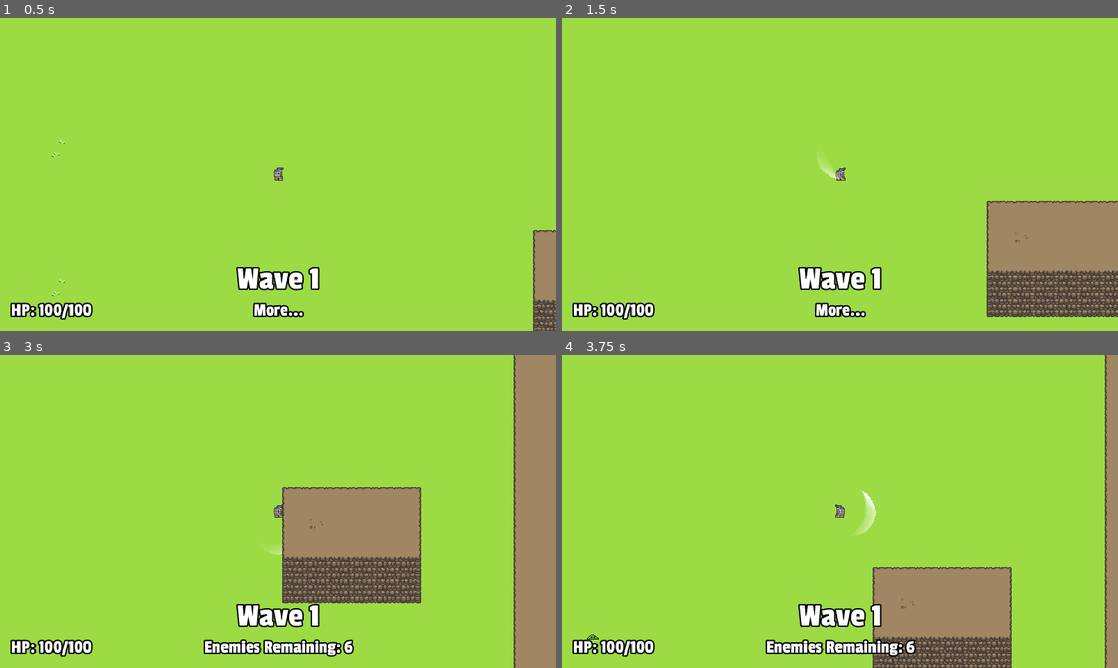
Above: before the commit, frames 1-4 (two rows, left to right).
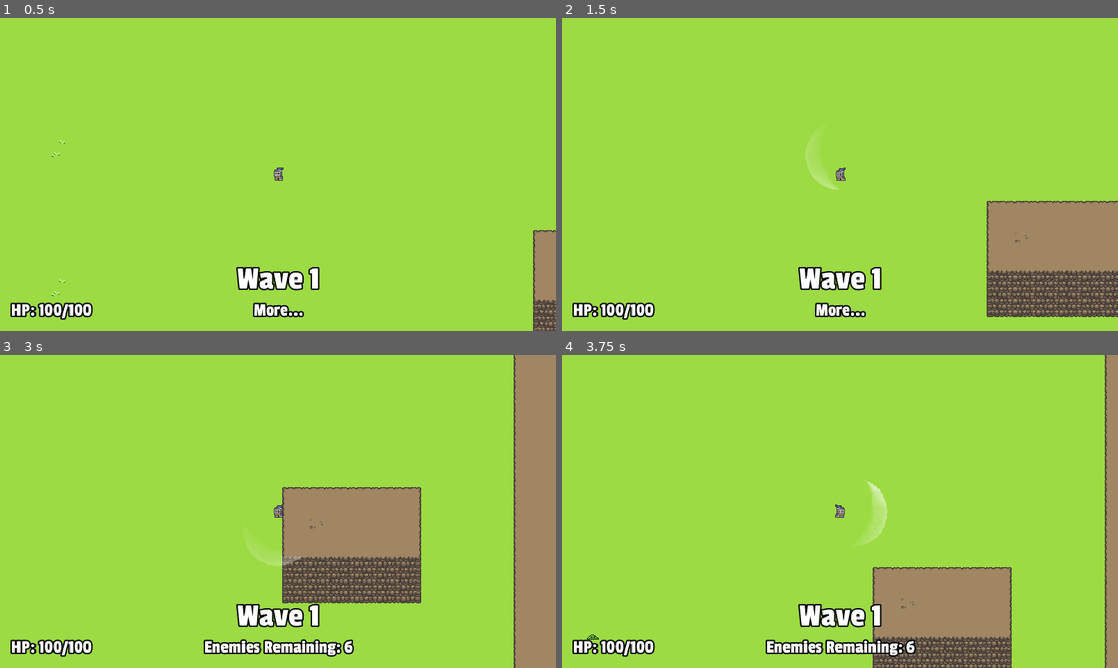
Above: after the commit, the same moments.

Repository: stuson/go-godot-4-game-jam
Game: Godot game, scene res://stages/Level.tscn
Two runs of this game, one before a commit and one after it. Both use one fixed random seed, a clock stepped at 60 frames per second and the inputs below.
Inputs (mouse positions are in pixels of both pictures, inside the frame that each line leads up to):
- Up to frame 1 (0.5 s): no input
- Up to frame 2 (1.5 s): tap Enter at 0.5 s; move the mouse to (962, 158) at 0.52 s; press the mouse at (962, 158) at 0.53 s; hold D (move_right) 0.53-1.28 s; move the mouse to (728, 190) at 1.27 s; release the mouse at (728, 190) at 1.28 s; hold S (move_down) from 1.28 s (still down); click (728, 190) at 1.35 s
- Up to frame 3 (3 s): move the mouse to (333, 442) at 2.02 s; release S (move_down) at 2.03 s; press the mouse at (333, 442) at 2.03 s; hold D (move_right) 2.03-2.78 s; tap Space (roll) at 2.1 s; move the mouse to (250, 574) at 2.77 s; release the mouse at (250, 574) at 2.78 s; hold W (move_up) from 2.78 s (still down); click (250, 574) at 2.85 s
- Up to frame 4 (3.75 s): move the mouse to (1006, 558) at 3.52 s; release W (move_up) at 3.53 s; press the mouse at (1006, 558) at 3.53 s; hold A (move_left) from 3.53 s (still down)

Frame 1 is identical in both runs. In frame 2, 0.4% of the frame differs, in the area x 43-51%, y 37-55%; in frame 3, 0.3%; in frame 4, 0.6%, in the area x 51-59%, y 39-61%.

Commit message:
clean up sword swing

Diff:
--- a/characters/player/weapons/sword/Swing.gd
+++ b/characters/player/weapons/sword/Swing.gd
@@ -1,6 +1,5 @@
 extends Node2D
 
-onready var life_timer = $LifeTimer
 onready var fade_out = $FadeOut
 onready var swing_area = $SwingArea
 onready var sfx_player = $SfxPlayer
--- a/characters/player/weapons/sword/Swing.tscn
+++ b/characters/player/weapons/sword/Swing.tscn
@@ -11,19 +11,18 @@
 
 [sub_resource type="Animation" id=1]
 resource_name = "Fade Out"
-length = 0.5
-step = 0.0625
+length = 0.2
 tracks/0/type = "value"
-tracks/0/path = NodePath(".:frame")
+tracks/0/path = NodePath(".:modulate")
 tracks/0/interp = 1
 tracks/0/loop_wrap = true
 tracks/0/imported = false
 tracks/0/enabled = true
 tracks/0/keys = {
-"times": PoolRealArray( 0, 0.25 ),
+"times": PoolRealArray( 0, 0.2 ),
 "transitions": PoolRealArray( 1, 1 ),
 "update": 0,
-"values": [ 0, 4 ]
+"values": [ Color( 1, 1, 1, 1 ), Color( 1, 1, 1, 0 ) ]
 }
 
 [sub_resource type="AudioStreamSample" id=2]
--- a/characters/player/weapons/sword/Sword.gd
+++ b/characters/player/weapons/sword/Sword.gd
@@ -16,9 +16,10 @@
     swing = Swing.instance()
     swing.damage = damage
     swing.knockback_multiplier = player_stats.knockback_multiplier
-    swing.scale *= BASE_SCALING * player_stats.attack_size_multiplier
     swing.is_crit = is_crit
 
     get_tree().current_scene.add_child(swing)
+
     swing.global_transform = global_transform
+    swing.scale *= BASE_SCALING * player_stats.attack_size_multiplier
     swing.look_at(direction)
